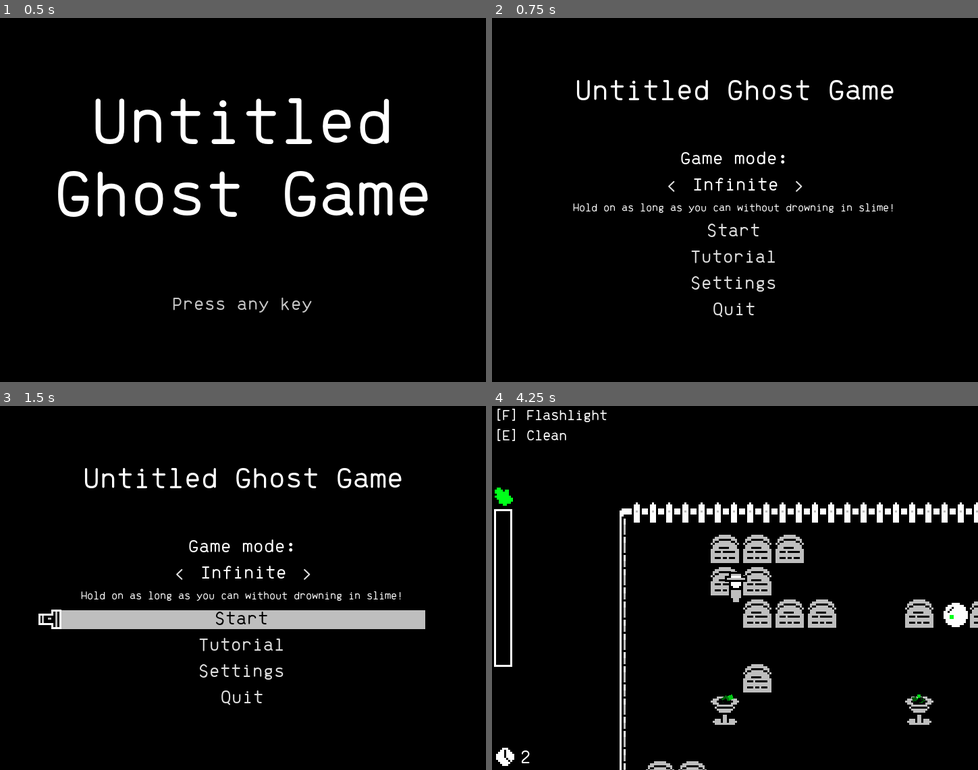
Above: before the commit, frames 1-4 (two rows, left to right).
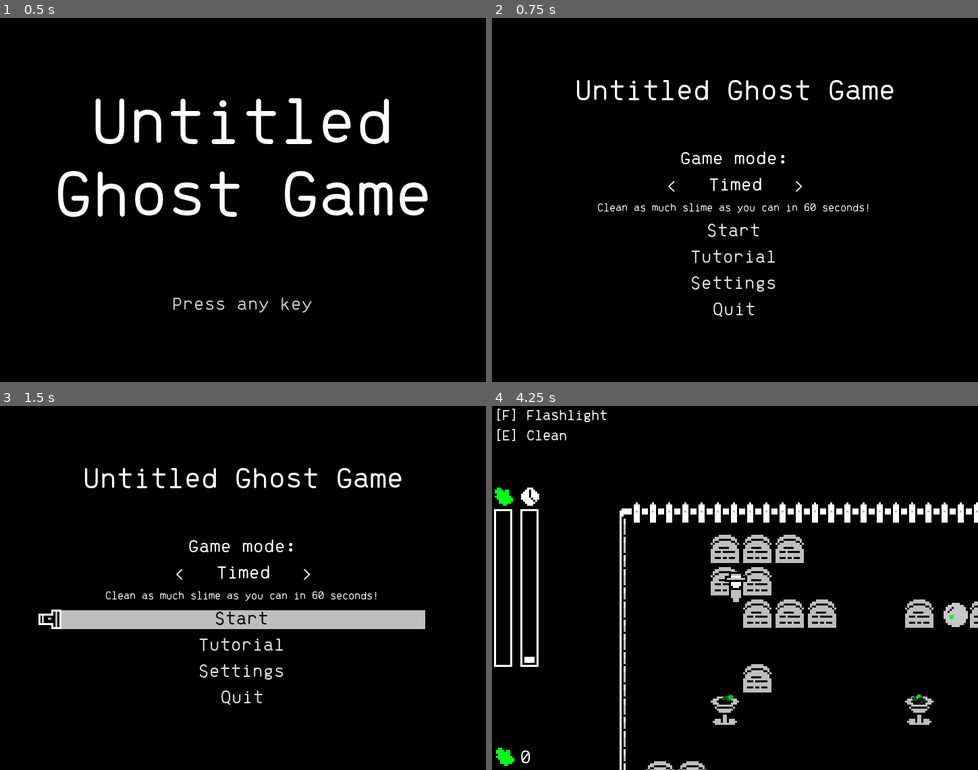
Above: after the commit, the same moments.

Repository: lucille-d/pixelles-2021
Game: Godot game, scene res://scenes/menus/TitleScreen.tscn
Same seed, same stepped clock (60 frames per second), same inputs: the game is played once before the commit and once after it. Sound files missing from this copy of the repository are replaced by a short silence.
Inputs (mouse positions are in pixels of both pictures, inside the frame that each line leads up to):
- Up to frame 1 (0.5 s): no input
- Up to frame 2 (0.75 s): tap Enter (ui_accept) at 0.5 s; move the mouse to (841, 181) at 0.52 s; hold D (move_right) from 0.53 s (still down); tap E (clean) at 0.6 s
- Up to frame 3 (1.5 s): tap Enter (ui_accept) at 0.77 s; release D (move_right) at 1.25 s; click "Start" at 1.25 s
- Up to frame 4 (4.25 s): move the mouse to (637, 606) at 2.02 s; hold S (move_down) 2.03-2.78 s; tap F (activate_light) at 2.1 s; tap Enter (ui_accept) at 2.27, 3.77 s; tap E (clean) at 2.3, 2.85, 3.6 s; move the mouse to (783, 507) at 2.77 s; hold D (move_right) 2.78-3.53 s; move the mouse to (710, 660) at 3.52 s; hold W (move_up) from 3.53 s (still down)

Frame 1 is identical in both runs. In frame 2, 0.9% of the frame differs, in the area x 16-83%, y 43-54%; in frame 3, 0.9%; in frame 4, 1.0%, in the area x 0-98%, y 22-99%.

Commit message:
(feat) visual improvements

Diff:
--- a/assets/resources/theme.tres
+++ b/assets/resources/theme.tres
@@ -19,9 +19,13 @@
 
 [resource]
 default_font = SubResource( 2 )
+Button/colors/font_color = Color( 0.88, 0.88, 0.88, 1 )
+Button/colors/font_color_disabled = Color( 0.9, 0.9, 0.9, 0.2 )
 Button/colors/font_color_focus = Color( 0, 0, 0, 1 )
 Button/colors/font_color_hover = Color( 0, 0, 0, 1 )
 Button/colors/font_color_pressed = Color( 0, 0, 0, 1 )
+Button/constants/hseparation = 2
+Button/styles/disabled = null
 Button/styles/focus = SubResource( 6 )
 Button/styles/hover = SubResource( 5 )
 Button/styles/normal = SubResource( 4 )
--- a/scenes/levels/Game.gd
+++ b/scenes/levels/Game.gd
@@ -23,6 +23,7 @@
 var current_slime_count = 0
 
 func _ready():
+	Input.set_mouse_mode(Input.MOUSE_MODE_HIDDEN)
 	Global.connect("pause", self, "on_pause")
 	Global.set_pause(false)
 	ui_slime_counter.get_child(0).modulate = Global.accent_color
@@ -34,6 +35,9 @@
 		ui_timebar.hide()
 		ui_timer.show()
 		ui_slime_counter.hide()
+
+func _exit_tree():
+	Input.set_mouse_mode(Input.MOUSE_MODE_VISIBLE)
 
 func _process(delta):
 	current_time += delta
@@ -82,6 +86,8 @@
 
 func on_pause(is_paused):
 	if is_paused:
+		Input.set_mouse_mode(Input.MOUSE_MODE_VISIBLE)
 		pause_overlay.show()
 	else:
+		Input.set_mouse_mode(Input.MOUSE_MODE_HIDDEN)
 		pause_overlay.hide()
--- a/scenes/levels/Game.tscn
+++ b/scenes/levels/Game.tscn
@@ -135,16 +135,17 @@
 anchor_left = 0.5
 anchor_right = 0.5
 anchor_bottom = 1.0
-margin_left = -37.0
-margin_right = 37.0
+margin_left = -90.0
+margin_right = 90.0
 margin_bottom = -26.0
+rect_min_size = Vector2( 180, 0 )
 __meta__ = {
 "_edit_use_anchors_": false
 }
 
 [node name="Label" type="Label" parent="GUI/PauseOverlay/VBoxContainer"]
-margin_right = 74.0
-margin_bottom = 154.0
+margin_right = 180.0
+margin_bottom = 144.0
 size_flags_vertical = 3
 theme = ExtResource( 7 )
 custom_fonts/font = SubResource( 2 )
@@ -157,16 +158,16 @@
 
 [node name="RestartButton" parent="GUI/PauseOverlay/VBoxContainer" instance=ExtResource( 3 )]
 anchor_right = 0.0
-margin_top = 130.0
-margin_right = 74.0
-margin_bottom = 140.0
+margin_top = 148.0
+margin_right = 180.0
+margin_bottom = 149.0
 text = "Restart level"
 global_method = "restart"
 
 [node name="QuitButton" parent="GUI/PauseOverlay/VBoxContainer" instance=ExtResource( 3 )]
 anchor_right = 0.0
-margin_top = 144.0
-margin_right = 74.0
+margin_top = 153.0
+margin_right = 180.0
 margin_bottom = 154.0
 text = "Menu"
 global_method = "to_menu"
--- a/scenes/levels/Tutorial.gd
+++ b/scenes/levels/Tutorial.gd
@@ -12,8 +12,12 @@
 var s = null
 
 func _ready():
+	Input.set_mouse_mode(Input.MOUSE_MODE_HIDDEN)
 	ui_slime_bar.value = 50
 	ui_time_bar.value = 50
+
+func _exit_tree():
+	Input.set_mouse_mode(Input.MOUSE_MODE_VISIBLE)
 
 func _process(delta):
 	if current_step:
--- a/scenes/menus/GameOver.gd
+++ b/scenes/menus/GameOver.gd
@@ -7,11 +7,12 @@
 func _ready():
 	if Global.game_mode == 1:
 		label.text = "You're out of time!" if Global.has_won else "Slime is everywhere... It's over!"
-		result_label.text = "Slime cleaned: " + str(floor(Global.finish_slime))
+		result_label.text = "" if Global.has_won else "You held on for " + str(Global.finish_time) + " seconds.\n"
+		result_label.text += "Slime cleaned: " + str(Global.finish_slime)
 		result_label.show()
 	else:
 		label.text = "Slime is everywhere... It's over!"
-		result_label.text = "Time: " + str(floor(Global.finish_time)) + " seconds"
+		result_label.text = "Time: " + str(Global.finish_time) + " seconds"
 		result_label.show()
 
 	if Global.new_record:
--- a/scenes/menus/GameOver.tscn
+++ b/scenes/menus/GameOver.tscn
@@ -1,8 +1,13 @@
-[gd_scene load_steps=4 format=2]
+[gd_scene load_steps=6 format=2]
 
 [ext_resource path="res://scenes/menus/GameOver.gd" type="Script" id=1]
 [ext_resource path="res://assets/resources/theme.tres" type="Theme" id=2]
 [ext_resource path="res://scenes/menus/HoverButton.tscn" type="PackedScene" id=3]
+[ext_resource path="res://assets/regular.otf" type="DynamicFontData" id=4]
+
+[sub_resource type="DynamicFont" id=1]
+size = 8
+font_data = ExtResource( 4 )
 
 [node name="GameOver" type="Control"]
 pause_mode = 2
@@ -23,18 +28,18 @@
 }
 
 [node name="Label" type="Label" parent="VBoxContainer"]
-margin_top = 71.0
+margin_top = 59.0
 margin_right = 240.0
-margin_bottom = 81.0
+margin_bottom = 69.0
 text = "game over"
 align = 1
 autowrap = true
 
 [node name="ResultLabel" type="Label" parent="VBoxContainer"]
-visible = false
-margin_top = 71.0
-margin_right = 100.0
+margin_top = 73.0
+margin_right = 240.0
 margin_bottom = 81.0
+custom_fonts/font = SubResource( 1 )
 text = "Time: 0 seconds"
 align = 1
 
@@ -49,27 +54,28 @@
 [node name="HBoxContainer" type="HBoxContainer" parent="VBoxContainer"]
 margin_top = 85.0
 margin_right = 240.0
-margin_bottom = 109.0
+margin_bottom = 121.0
 alignment = 1
 
 [node name="VBoxContainer" type="VBoxContainer" parent="VBoxContainer/HBoxContainer"]
-margin_left = 70.0
-margin_right = 170.0
-margin_bottom = 24.0
-rect_min_size = Vector2( 100, 0 )
+margin_left = 30.0
+margin_right = 210.0
+margin_bottom = 36.0
+rect_min_size = Vector2( 180, 36 )
 alignment = 1
 
 [node name="RestartButton" parent="VBoxContainer/HBoxContainer/VBoxContainer" instance=ExtResource( 3 )]
 anchor_right = 0.0
-margin_right = 100.0
-margin_bottom = 10.0
+margin_top = 6.0
+margin_right = 180.0
+margin_bottom = 16.0
 text = "Restart"
 global_method = "start_game"
 
 [node name="MenuButton" parent="VBoxContainer/HBoxContainer/VBoxContainer" instance=ExtResource( 3 )]
 anchor_right = 0.0
-margin_top = 14.0
-margin_right = 100.0
-margin_bottom = 24.0
+margin_top = 20.0
+margin_right = 180.0
+margin_bottom = 30.0
 text = "Menu"
 global_method = "to_menu"
--- a/scenes/nodes/Ghost.tscn
+++ b/scenes/nodes/Ghost.tscn
@@ -83,6 +83,7 @@
 script = ExtResource( 2 )
 
 [node name="Sprite" type="Sprite" parent="."]
+self_modulate = Color( 1, 1, 1, 0.784314 )
 texture = ExtResource( 1 )
 region_enabled = true
 region_rect = Rect2( 0, 32, 16, 16 )
--- a/scenes/nodes/Goo.gd
+++ b/scenes/nodes/Goo.gd
@@ -14,6 +14,10 @@
 	sound.play()
 	if game and game.has_method("update_chaos"):
 		game.update_chaos(chaos_value)
+
+	var random_rotation = randi() % 4
+	rotation_degrees = 90 * random_rotation
+	print(str(random_rotation) + " " + str(rotation_degrees))
 
 func on_clean():
 	if not is_cleanable: return # used for tutorial
--- a/scenes/nodes/ui/UIBar.gd
+++ b/scenes/nodes/ui/UIBar.gd
@@ -8,10 +8,12 @@
 onready var bar = $Bar
 onready var bar_fill = $BarFill
 onready var particles = $Sprite/Particles2D
+onready var anim_player = $AnimationPlayer
 
 const MAX_SIZE = 74
 
 var value = 0
+var shaking = true
 
 func _ready():
 	sprite.region_rect.position.x = sprite_rect_x
@@ -34,3 +36,5 @@
 
 	if animation_type == 1 and old_value < value:
 		particles.emitting = true
+	elif animation_type == 2 and value > 90:
+		anim_player.play("shake")
--- a/scenes/nodes/ui/UIBar.tscn
+++ b/scenes/nodes/ui/UIBar.tscn
@@ -15,6 +15,51 @@
 damping = 50.0
 damping_random = 1.0
 angle = 360.0
+
+[sub_resource type="Animation" id=3]
+length = 0.001
+tracks/0/type = "value"
+tracks/0/path = NodePath("Sprite:position")
+tracks/0/interp = 1
+tracks/0/loop_wrap = true
+tracks/0/imported = false
+tracks/0/enabled = true
+tracks/0/keys = {
+"times": PoolRealArray( 0 ),
+"transitions": PoolRealArray( 1 ),
+"update": 0,
+"values": [ Vector2( 6, 45 ) ]
+}
+
+[sub_resource type="Animation" id=2]
+resource_name = "shake"
+length = 0.2
+loop = true
+step = 0.05
+tracks/0/type = "value"
+tracks/0/path = NodePath("Sprite:position")
+tracks/0/interp = 0
+tracks/0/loop_wrap = false
+tracks/0/imported = false
+tracks/0/enabled = false
+tracks/0/keys = {
+"times": PoolRealArray( 0, 0.2, 0.4, 0.6, 0.8, 1 ),
+"transitions": PoolRealArray( 1, 1, 1, 1, 1, 1 ),
+"update": 1,
+"values": [ Vector2( 6, 45 ), Vector2( 7, 44 ), Vector2( 4, 44 ), Vector2( 5, 45 ), Vector2( 6, 43 ), Vector2( 6, 45 ) ]
+}
+tracks/1/type = "value"
+tracks/1/path = NodePath("Sprite:position")
+tracks/1/interp = 1
+tracks/1/loop_wrap = true
+tracks/1/imported = false
+tracks/1/enabled = true
+tracks/1/keys = {
+"times": PoolRealArray( 0, 0.1 ),
+"transitions": PoolRealArray( 1, 1 ),
+"update": 1,
+"values": [ Vector2( 7, 45 ), Vector2( 5, 45 ) ]
+}
 
 [node name="UIBar" type="Control"]
 margin_right = 40.0
@@ -70,3 +115,5 @@
 }
 
 [node name="AnimationPlayer" type="AnimationPlayer" parent="."]
+anims/RESET = SubResource( 3 )
+anims/shake = SubResource( 2 )
--- a/scripts/Global.gd
+++ b/scripts/Global.gd
@@ -8,7 +8,7 @@
 onready var MenuScene = preload("res://scenes/menus/Menu.tscn")
 onready var SettingsScene = preload("res://scenes/menus/Settings.tscn")
 
-var game_mode = 2 # 1 = 60 secondes, 2 = infinite
+var game_mode = 1 # 1 = 60 secondes, 2 = infinite
 
 var has_won = true
 var new_record = true
Not shown: 1 places in scenes/nodes/ui/UIBar.tscn that only renumber resources
